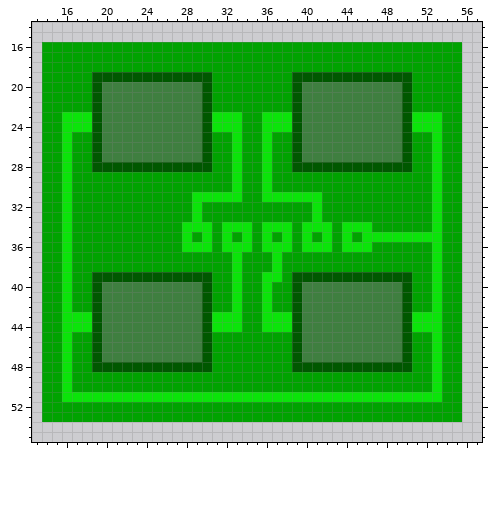
Sprite sheet: core/assets/kenney/Tech-Parts/SQUARE1x1/LEDPANEL/Main.png. Above: the version before the commit.
The file is 70x70 pixels. Shown: x 13..57, y 14..55.
After the commit:
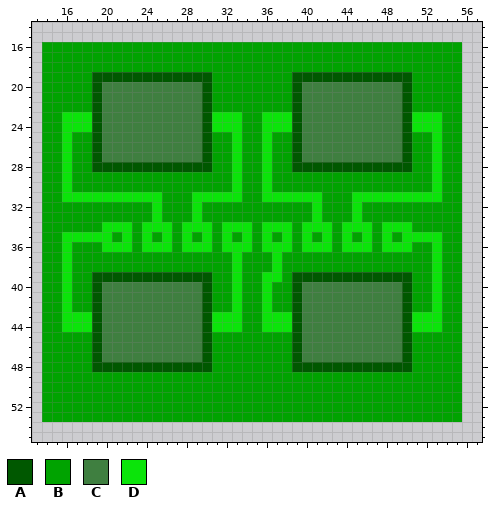
Palette (. is transparent): A #005800  B #00a300  C #3f7f40  D #0be40a
The exact change:
Colour D gives way to colour B in rows 32 to 34 at x 16 and 53; in row 35 at x 47 and 49; in rows 45 to 50 at x 16 and 53; in row 51 at x 16 to 53.
Colour B gives way to colour D in row 31 at x 17 to 25 and 45 to 52; in rows 32 to 33 at x 25 and 45; in row 34 at x 20 to 22, 24 to 26 and 48 to 50; in row 35 at x 17 to 20, 22, 24 and 26; in row 36 at x 20 to 22, 24 to 26 and 48 to 50.
Changed places in both pictures, as pixel boxes (x1, y1, x2, y2):
changed: (62, 192, 172, 252)
changed: (352, 192, 442, 252)
changed: (62, 332, 442, 402)
